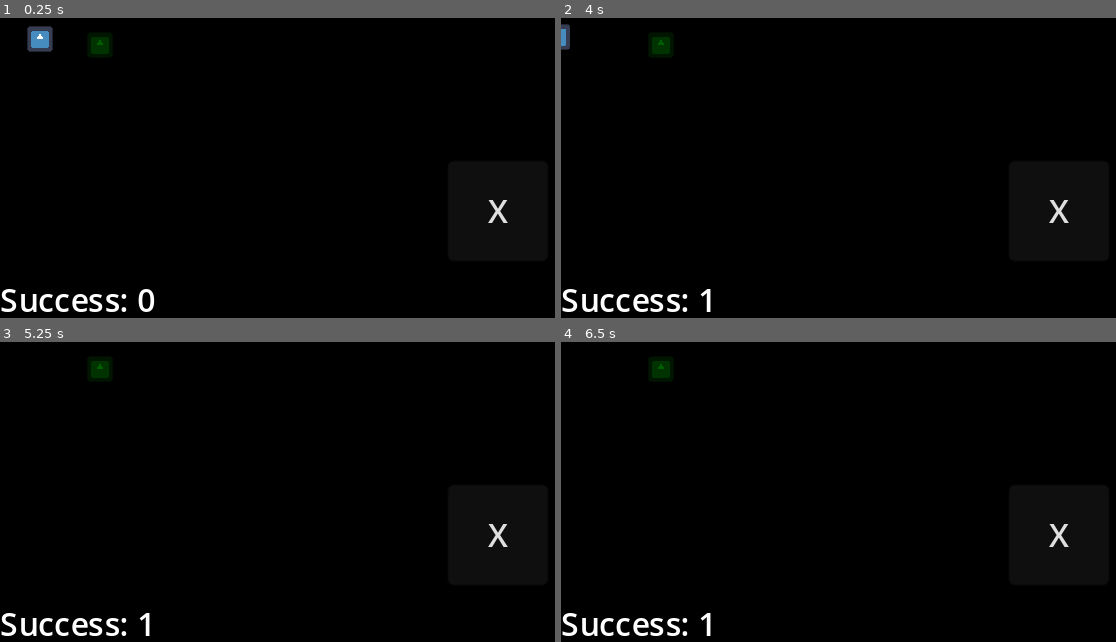
Above: before the commit, frames 1-4 (two rows, left to right).
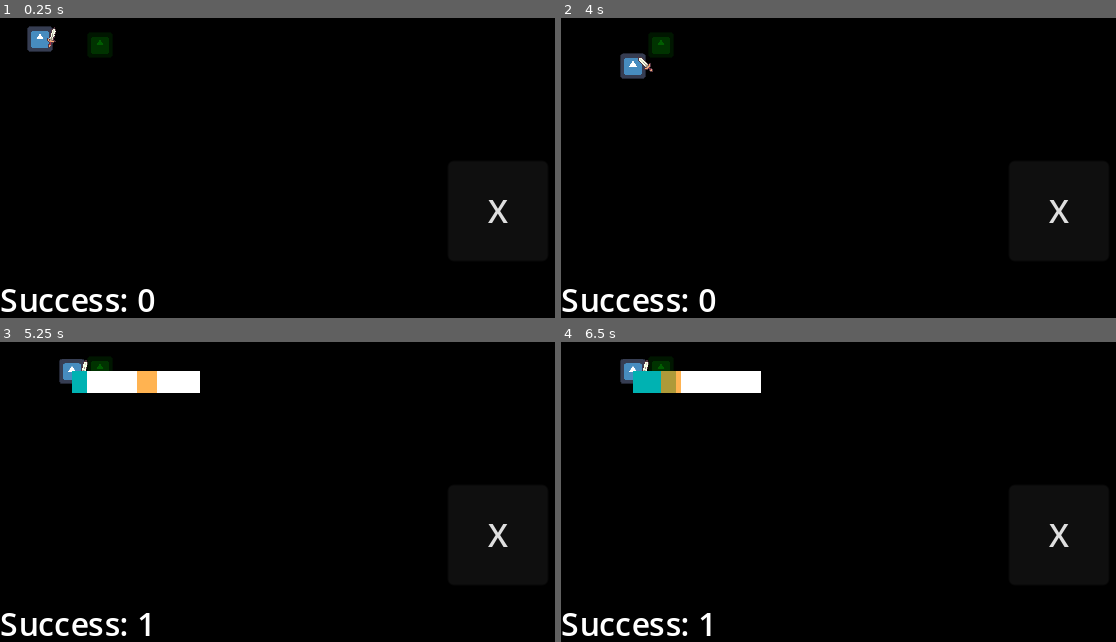
Above: after the commit, the same moments.

Repository: randomnewb/monster-rancher
Game: Godot game, scene res://World/world.tscn
Two runs of this game, one before a commit and one after it. Both use one fixed random seed, a clock stepped at 60 frames per second and the inputs below. The engine's default icon, where the game draws it, is replaced by a stand-in: a white triangle on a blue panel in a dark square.
Inputs (mouse positions are in pixels of both pictures, inside the frame that each line leads up to):
- Up to frame 1 (0.25 s): no input
- Up to frame 2 (4 s): tap Enter (ui_accept) at 0.5, 0.77, 2.27, 3.77 s; move the mouse to (849, 249) at 0.52 s; press the mouse at (849, 249) at 0.53 s; hold Up (move_up) 0.53-1.25 s; release the mouse at (849, 249) at 1.25 s; click "X" at 1.25 s; move the mouse to (1071, 231) at 2.02 s; hold Up (move_up) 2.03-2.78 s; click (1071, 231) at 2.1 s; move the mouse to (688, 123) at 2.77 s; press the mouse at (688, 123) at 2.78 s; hold Left (move_left) from 2.78 s (still down); move the mouse to (910, 177) at 3.52 s; release the mouse at (910, 177) at 3.53 s; click (910, 177) at 3.6 s
- Up to frame 3 (5.25 s): move the mouse to (222, 411) at 4.27 s; release Left (move_left) at 4.28 s; press the mouse at (222, 411) at 4.28 s; hold Down (move_down) 4.28-5.03 s; tap Enter (ui_accept) at 4.52 s; move the mouse to (460, 483) at 5.02 s; release the mouse at (460, 483) at 5.03 s; hold Right (move_right) from 5.03 s (still down); click (460, 483) at 5.1 s
- Up to frame 4 (6.5 s): tap Enter (ui_accept) at 5.27, 5.75 s; move the mouse to (755, 519) at 5.77 s; release Right (move_right) at 5.78 s; press the mouse at (755, 519) at 5.78 s; hold Up (move_up) from 5.78 s (still down)

The runs differ from the first frame. In frame 1, less than 0.1% of the frame differs, in the area x 8-11%, y 3-10%; in frame 2, 0.7%; in frame 3, 2.0%, in the area x 10-37%, y 5-17%; in frame 4, 2.0%.

Commit message:
sword swing animation on win

Diff:
--- a/Player.gd
+++ b/Player.gd
@@ -7,35 +7,38 @@
 var collision = null;
 var CONTROL_PROGRESS_SCENE = preload("res://UI/control_progress.tscn")
 
+@onready var sprite_2d = $Sprite2D
+@onready var animation_player = $AnimationPlayer
+
 signal mini_game_won
 
 func _process(delta):
-	var input_vector = Input.get_vector("move_left", "move_right", "move_up", "move_down")
+	if not interacting:
+		var input_vector = Input.get_vector("move_left", "move_right", "move_up", "move_down")
 
-	if Input.is_action_pressed("tap_left_mouse"):
-		last_clicked_position = get_local_mouse_position();
-		var target = last_clicked_position;
-		target /= position;
-		input_vector = target.normalized();
+		if Input.is_action_pressed("tap_left_mouse"):
+			last_clicked_position = get_local_mouse_position();
+			var target = last_clicked_position;
+			target /= position;
+			input_vector = target.normalized();
 
-	if input_vector == Vector2.ZERO:
-#		animation_player.play("idle");
-		pass;
-	else:
-#		animation_player.play("run");
-		if input_vector.x != 0:
+		if input_vector == Vector2.ZERO:
+	#		animation_player.play("idle");
 			pass;
-#			sprite_2d.scale.x = sign(input_vector.x);
-#	position.x = clamp(position.x, 5, width - 5);
-#	position.y = clamp(position.y, 5, height - 5);
-	#position += input_vector * speed * delta;
+		else:
+	#		animation_player.play("run");
+			if input_vector.x != 0:
+				sprite_2d.scale.x = 0.1 * sign(input_vector.x);
+	#	position.x = clamp(position.x, 5, width - 5);
+	#	position.y = clamp(position.y, 5, height - 5);
+		#position += input_vector * speed * delta;
 
-	#ray_cast code
-#	ray_cast_2d.target_position = input_vector * 25;
-#	var ray_collide = ray_cast_2d.get_collider()
-#	if ray_collide:
-#		print("ray: ",ray_collide)
-	if not interacting:
+		#ray_cast code
+	#	ray_cast_2d.target_position = input_vector * 25;
+	#	var ray_collide = ray_cast_2d.get_collider()
+	#	if ray_collide:
+	#		print("ray: ",ray_collide)
+
 		collision = move_and_collide(input_vector * speed * delta);
 
 	if collision and not interacting:
@@ -51,6 +54,9 @@
 		control_progress_scene.mini_game_completed.connect(self._on_player_mini_game_completed);
 
 func _on_player_mini_game_completed():
+	animation_player.play("swing");
+	await get_tree().create_timer(1.0).timeout;
+	mini_game_won.emit();
 	interacting = false;
-	mini_game_won.emit();
+	animation_player.play("RESET");
 	self.set_global_position(Vector2(20,20));
--- a/Player/player.tscn
+++ b/Player/player.tscn
@@ -1,10 +1,47 @@
-[gd_scene load_steps=4 format=3 uid="uid://bhxbvqbewdb1n"]
+[gd_scene load_steps=8 format=3 uid="uid://bhxbvqbewdb1n"]
 
 [ext_resource type="Script" path="res://Player.gd" id="1_f6abv"]
 [ext_resource type="Texture2D" uid="uid://udm61ryefu6d" path="res://icon.svg" id="2_femce"]
+[ext_resource type="Texture2D" uid="uid://cth3yhhpimcnq" path="res://Player/sword.png" id="3_gwe87"]
 
 [sub_resource type="RectangleShape2D" id="RectangleShape2D_7tcxq"]
 size = Vector2(14, 14)
+
+[sub_resource type="Animation" id="Animation_ko68t"]
+resource_name = "swing"
+tracks/0/type = "value"
+tracks/0/imported = false
+tracks/0/enabled = true
+tracks/0/path = NodePath("Sprite2D/ItemToAnimate:rotation")
+tracks/0/interp = 1
+tracks/0/loop_wrap = true
+tracks/0/keys = {
+"times": PackedFloat32Array(0, 0.0001, 0.0002, 0.0003, 0.1, 0.2, 0.3, 0.4, 0.5, 0.6, 0.7, 0.8, 0.9, 1),
+"transitions": PackedFloat32Array(1, 1, 1, 1, 1, 1, 1, 1, 1, 1, 1, 1, 1, 1),
+"update": 0,
+"values": [-0.523598, -0.523598, -0.523598, -1.0472, -1.0472, -1.57079, -1.309, 0.0, 1.309, 2.35619, 2.87979, 3.05433, 3.22886, 3.14159]
+}
+
+[sub_resource type="Animation" id="Animation_xcosq"]
+length = 0.001
+tracks/0/type = "value"
+tracks/0/imported = false
+tracks/0/enabled = true
+tracks/0/path = NodePath("Sprite2D/ItemToAnimate:rotation")
+tracks/0/interp = 1
+tracks/0/loop_wrap = true
+tracks/0/keys = {
+"times": PackedFloat32Array(0),
+"transitions": PackedFloat32Array(1),
+"update": 0,
+"values": [-0.523598]
+}
+
+[sub_resource type="AnimationLibrary" id="AnimationLibrary_x65na"]
+_data = {
+"RESET": SubResource("Animation_xcosq"),
+"swing": SubResource("Animation_ko68t")
+}
 
 [node name="Player" type="CharacterBody2D"]
 script = ExtResource("1_f6abv")
@@ -13,8 +50,22 @@
 scale = Vector2(0.1, 0.1)
 texture = ExtResource("2_femce")
 
+[node name="ItemToAnimate" type="Sprite2D" parent="Sprite2D"]
+position = Vector2(60, -10)
+rotation = -0.523598
+scale = Vector2(2.5, 2.5)
+texture = ExtResource("3_gwe87")
+
 [node name="CollisionShape2D" type="CollisionShape2D" parent="."]
 shape = SubResource("RectangleShape2D_7tcxq")
 
 [node name="RayCast2D" type="RayCast2D" parent="."]
 target_position = Vector2(0, 25)
+
+[node name="AnimationPlayer" type="AnimationPlayer" parent="."]
+libraries = {
+"": SubResource("AnimationLibrary_x65na")
+}
+
+[node name="AnimationTree" type="AnimationTree" parent="."]
+anim_player = NodePath("../AnimationPlayer")
Binary file added: Player/sword.png
Not shown, added: Player/sword.png.import
Not shown, changed: export_presets.cfg
Not shown, changed: .gitignore
